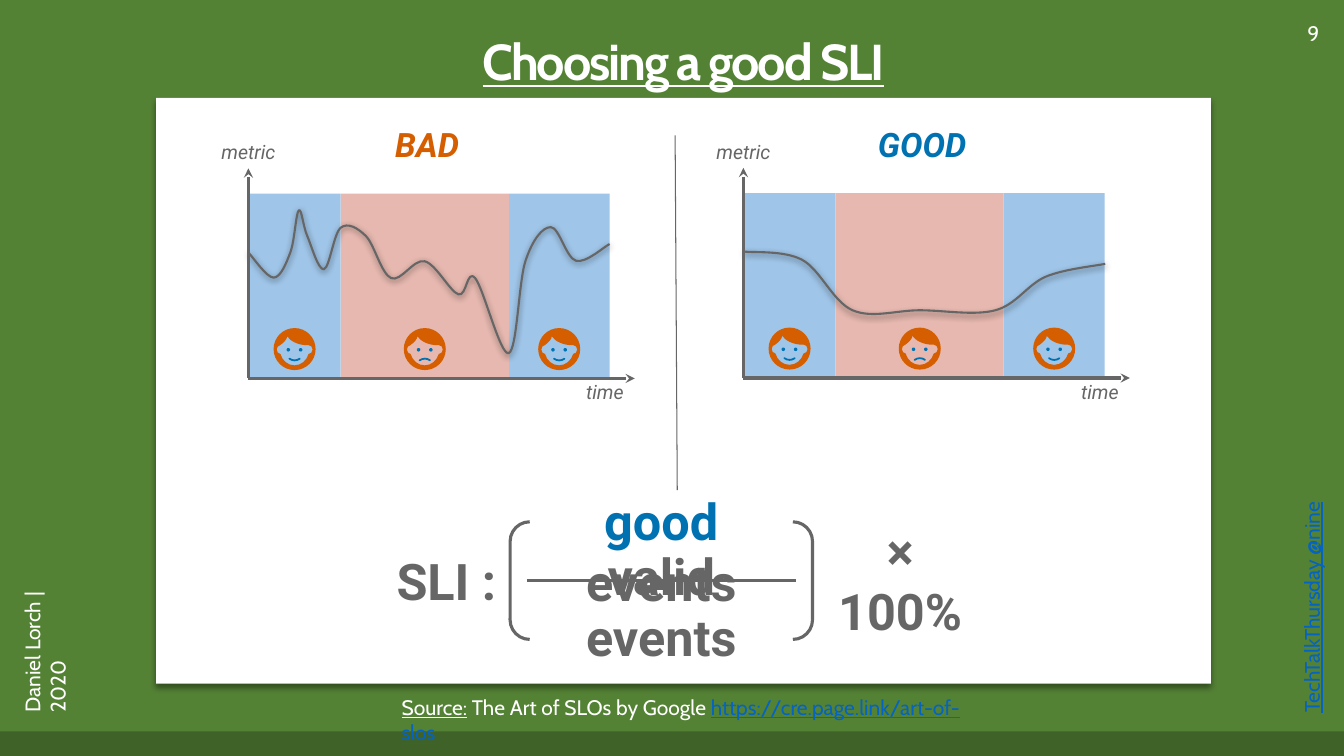
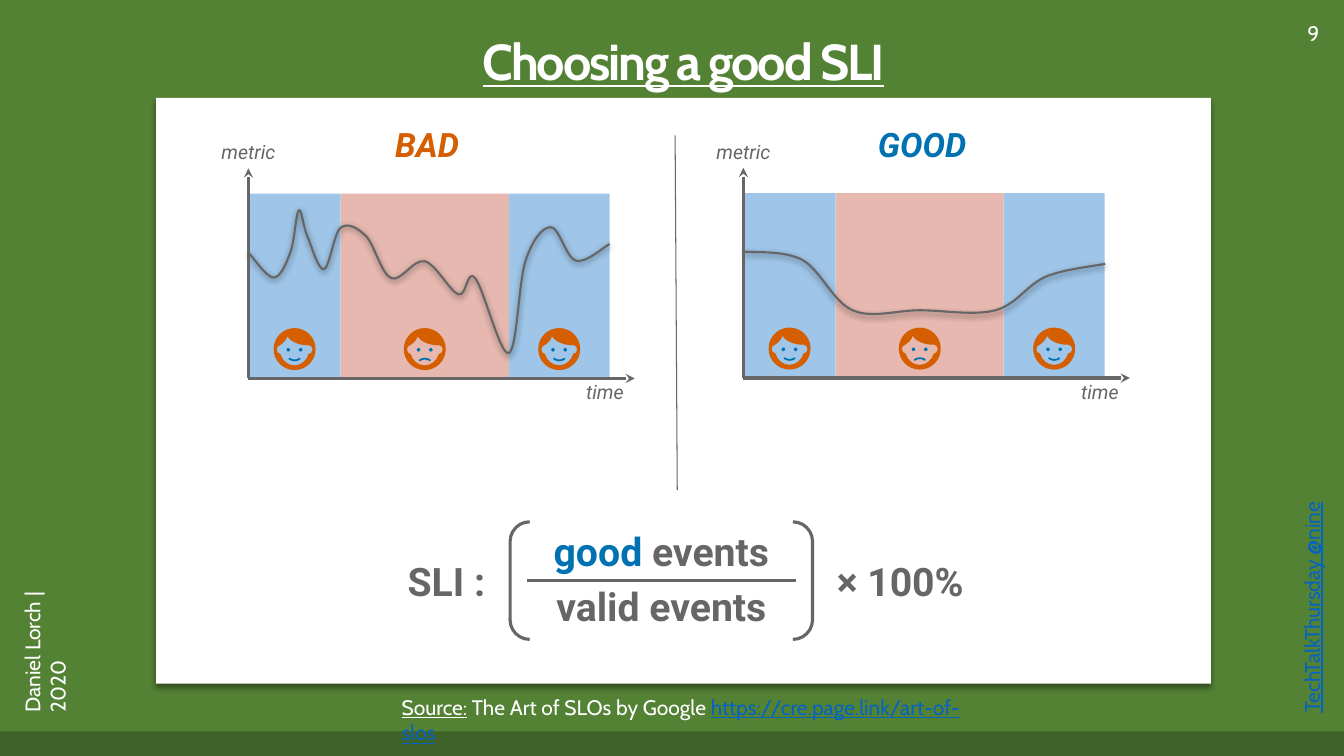
Before and after one commit to dlorch/presentations, a slide deck: slide 9 of 2020-site-reliability-engineering-sli-slo-error-budgets-techtalkthursday-nine/SRE-SLI-SLO-Error-Budgets_Lorch-20200722.pptx. Drawn at 1344x756 pixels with LibreOffice and Linux fonts; fonts in the diff are those of the drawing. Boxes give left, top, right and bottom in pixels: in the first picture for what was removed or moved away, otherwise in the second. Text is boxed around its words. In the diff, an @@ line names an element or a change of style, - is before the commit and + after.

```diff
--- a/2020-site-reliability-engineering-sli-slo-error-budgets-techtalkthursday-nine/SRE-SLI-SLO-Error-Budgets_Lorch-20200722.pptx
+++ b/2020-site-reliability-engineering-sli-slo-error-budgets-techtalkthursday-nine/SRE-SLI-SLO-Error-Budgets_Lorch-20200722.pptx
@@ size 36 to 28 pt in 4 elements at bbox=[408, 568, 465, 597], bbox=[554, 536, 769, 574], bbox=[556, 591, 766, 622], bbox=[867, 568, 963, 597] @@
```
Also in this commit, not shown: 1 other file.
